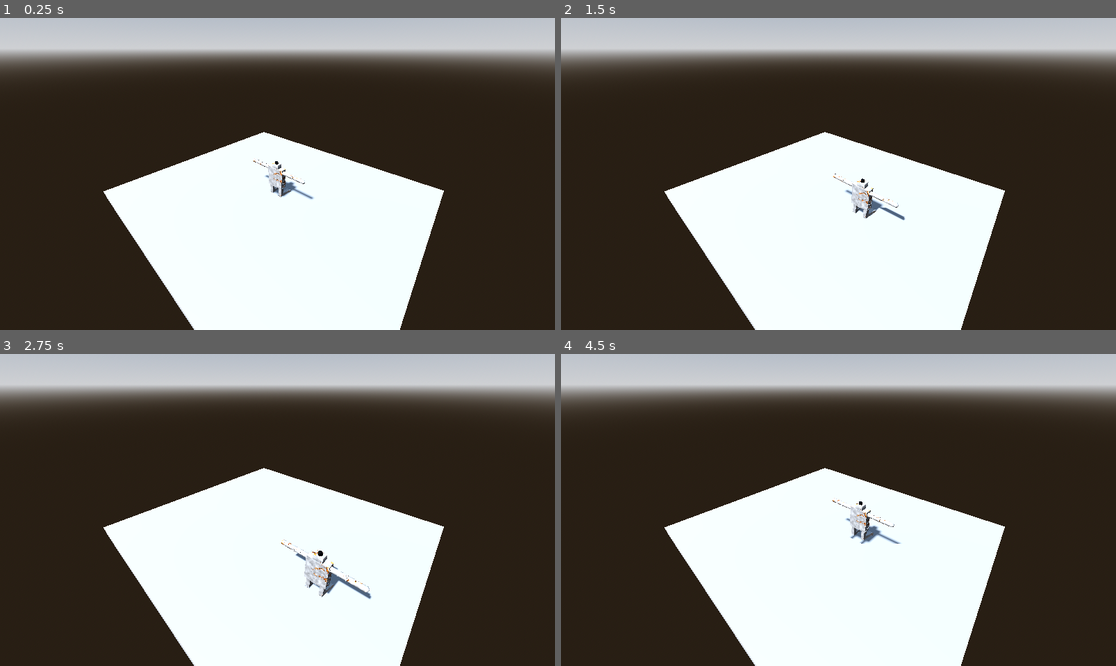
Above: before the commit, frames 1-4 (two rows, left to right).
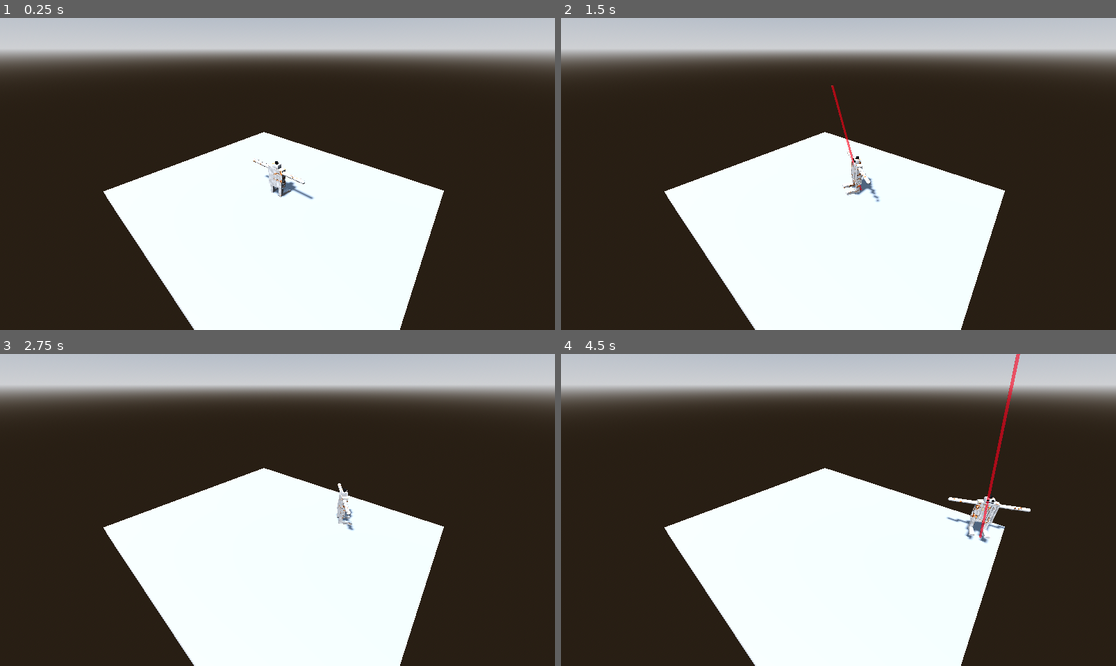
Above: after the commit, the same moments.

Repository: steven-thegamer/gmtk-game-jam-2024
Game: Godot game, scene res://main.tscn
Two runs of this game, one before a commit and one after it. Both use one fixed random seed, a clock stepped at 60 frames per second and the inputs below.
Inputs (mouse positions are in pixels of both pictures, inside the frame that each line leads up to):
- Up to frame 1 (0.25 s): no input
- Up to frame 2 (1.5 s): tap Enter (ui_accept) at 0.5, 0.77 s; move the mouse to (960, 158) at 0.52 s; hold Right (ui_right) 0.53-1.28 s; hold F 0.53-1.28 s; click (960, 158) at 0.67 s; move the mouse to (727, 189) at 1.27 s; hold Down (ui_down) from 1.28 s (still down); tap Space at 1.35 s; click (727, 189) at 1.42 s
- Up to frame 3 (2.75 s): tap Enter (ui_accept) at 1.52 s; move the mouse to (333, 441) at 2.02 s; release Down (ui_down) at 2.03 s; hold Right (ui_right) from 2.03 s (still down); hold F from 2.03 s (still down); click (333, 441) at 2.17 s
- Up to frame 4 (4.5 s): move the mouse to (810, 572) at 2.77 s; release Right (ui_right) at 2.78 s; release F at 2.78 s; hold Up (ui_up) 2.78-3.53 s; tap Space at 2.85, 4.35 s; click (810, 572) at 2.92 s; tap Enter (ui_accept) at 3.02, 3.77 s; move the mouse to (1005, 556) at 3.52 s; hold F 3.53-4.28 s; hold Left (ui_left) from 3.53 s (still down); click (1005, 556) at 3.67 s; move the mouse to (672, 463) at 4.27 s; click (672, 463) at 4.42 s

The runs differ from the first frame. In frame 1, less than 0.1% of the frame differs, in the area x 48-49%, y 55-56%; in frame 2, 0.8%; in frame 3, 0.9%; in frame 4, 1.5%, in the area x 48-85%, y 0-61%.

Commit message:
Fixed player movement

Diff:
--- /dev/null
+++ b/laser.gd
@@ -0,0 +1,8 @@
+extends CSGCylinder3D
+
+@onready var target = $"../Target"
+
+func _process(delta: float) -> void:
+	var length = (target.global_position - global_position).length()
+	scale.y = length
+	look_at(target.global_position, Vector3.UP) # FIXME: DOES NOT WORK. NO IDEA HOW TO FIX
--- a/main.tscn
+++ b/main.tscn
@@ -1,10 +1,11 @@
-[gd_scene load_steps=12 format=3 uid="uid://cfr4g816ylfg3"]
+[gd_scene load_steps=14 format=3 uid="uid://cfr4g816ylfg3"]
 
 [ext_resource type="PackedScene" uid="uid://dqx641hjwmm6e" path="res://player/player.tscn" id="1_h63uo"]
 [ext_resource type="Script" path="res://addons/phantom_camera/scripts/phantom_camera_host/phantom_camera_host.gd" id="1_rwdg1"]
 [ext_resource type="Script" path="res://addons/phantom_camera/scripts/phantom_camera/phantom_camera_3d.gd" id="3_o5x27"]
 [ext_resource type="Script" path="res://addons/phantom_camera/scripts/resources/tween_resource.gd" id="4_2rcjf"]
 [ext_resource type="Script" path="res://addons/phantom_camera/scripts/resources/camera_3d_resource.gd" id="5_d2jov"]
+[ext_resource type="Script" path="res://laser.gd" id="6_qb2kb"]
 
 [sub_resource type="ProceduralSkyMaterial" id="ProceduralSkyMaterial_jiwv1"]
 
@@ -38,8 +39,12 @@
 fov = 75.0
 size = 1.0
 frustum_offset = Vector2(0, 0)
-near = 0.05
+near = 0.001
 far = 4000.0
+
+[sub_resource type="StandardMaterial3D" id="StandardMaterial3D_5vmvv"]
+transparency = 1
+albedo_color = Color(1, 0, 0, 0.603922)
 
 [node name="Main" type="Node3D"]
 
@@ -52,6 +57,7 @@
 
 [node name="Camera3D" type="Camera3D" parent="."]
 transform = Transform3D(0.748304, -0.348377, 0.564512, 0, 0.850995, 0.525173, -0.663356, -0.392989, 0.636803, 11.766, 13.8604, 13.2727)
+near = 0.001
 
 [node name="PhantomCameraHost" type="Node" parent="Camera3D"]
 script = ExtResource("1_rwdg1")
@@ -65,11 +71,23 @@
 transform = Transform3D(1, 0, 0, 0, 1, 0, 0, 0, 1, -0.5, 0, 0)
 size = Vector3(28, 1, 25)
 
-[node name="Player" parent="." instance=ExtResource("1_h63uo")]
+[node name="Player" parent="." node_paths=PackedStringArray("laser", "target_node") instance=ExtResource("1_h63uo")]
 transform = Transform3D(0.201, -2.56431e-05, 1.75938e-05, 2.56431e-05, 0.201, -2.83739e-05, -1.75938e-05, 2.83739e-05, 0.201, 0, 2.9144, 0)
+laser = NodePath("../Laser")
+target_node = NodePath("../Target")
 
 [node name="PhantomCamera3D" type="Node3D" parent="."]
 transform = Transform3D(0.748304, -0.348377, 0.564512, 0, 0.850995, 0.525173, -0.663356, -0.392989, 0.636803, 11.766, 13.8604, 13.2727)
 script = ExtResource("3_o5x27")
 tween_resource = SubResource("Resource_ib1r3")
 camera_3d_resource = SubResource("Resource_bwifg")
+
+[node name="Laser" type="CSGCylinder3D" parent="."]
+transform = Transform3D(1, 0, 0, 0, 1, 0, 0, 0, 1, 6.23914, 0.970037, 8.81468)
+visible = false
+radius = 0.103
+height = 1.0
+material = SubResource("StandardMaterial3D_5vmvv")
+script = ExtResource("6_qb2kb")
+
+[node name="Target" type="Node3D" parent="."]
--- a/player/player.gd
+++ b/player/player.gd
@@ -1,28 +1,83 @@
 extends CharacterBody3D
 
+@export var laser: Node3D
+@onready var eyes = $Eyes
+@export var target_node : Node3D
 
 const SPEED = 5.0
-const JUMP_VELOCITY = 4.5
+const ROTATION_SPEED = 5.0
+const JUMP_VELOCITY = 5.0
+const FRICTION = 0.5
 
+var is_firing: bool = false
 
 func _physics_process(delta: float) -> void:
 	# Add the gravity.
 	if not is_on_floor():
 		velocity += get_gravity() * delta
 
-	# Handle jump.
+	# Friction
+	velocity *= Vector3(FRICTION, 1, FRICTION)
+
+	# Handle Jump.
 	if Input.is_action_just_pressed("ui_accept") and is_on_floor():
 		velocity.y = JUMP_VELOCITY
 
-	# Get the input direction and handle the movement/deceleration.
-	# As good practice, you should replace UI actions with custom gameplay actions.
-	var input_dir := Input.get_vector("ui_left", "ui_right", "ui_up", "ui_down")
-	var direction := (transform.basis * Vector3(input_dir.x, 0, input_dir.y)).normalized()
-	if direction:
-		velocity.x = direction.x * SPEED
-		velocity.z = direction.z * SPEED
-	else:
-		velocity.x = move_toward(velocity.x, 0, SPEED)
-		velocity.z = move_toward(velocity.z, 0, SPEED)
+	# Make player rotate on Y axis with A-D keys
+	var rotate_direction = Input.get_action_strength("ui_right") - Input.get_action_strength("ui_left")
+	rotate_y(-rotate_direction * ROTATION_SPEED * delta)
+
+	# Move the player with W-S keys in the direction we are facing
+	var move_amount = Input.get_action_strength("ui_down") - Input.get_action_strength("ui_up")
+	var move_direction = transform.basis.z.normalized()
+	velocity += move_direction * SPEED * move_amount
+
+	if is_firing:
+		update_laser()
 
 	move_and_slide()
+
+func _input(event: InputEvent) -> void:
+	if event is InputEventMouseButton and event.button_index == 1:
+		if event.is_pressed() and not is_firing:
+			fire_laser()
+		else:
+			stop_firing()
+
+
+func direction_to_euler(vector: Vector3) -> Vector3:
+	# Normalize the vector
+	vector = vector.normalized()
+	# Calculate yaw (ψ)
+	var yaw = atan2(vector.y, vector.x)
+	# Calculate pitch (θ)
+	var pitch = asin(-vector.z)
+	# Roll (φ) is typically zero for direction vectors
+	var roll = 0
+	return Vector3(yaw, pitch, roll)
+
+
+func update_laser(length: float = 100) -> void:
+	var mouse_position = get_viewport().get_mouse_position()
+	# Raycast from the camera and pick any colliding object
+	var camera = get_viewport().get_camera_3d()
+	var from = camera.project_ray_origin(mouse_position)
+	var to = from + camera.project_ray_normal(mouse_position) * length
+	var space = get_world_3d().direct_space_state
+	var query = PhysicsRayQueryParameters3D.create(from, to)
+	var result = space.intersect_ray(query)
+
+	var target = to
+	if result:
+		target = result.position
+	target_node.global_position = target
+	laser.global_position = eyes.global_position
+
+
+func fire_laser() -> void:
+	is_firing = true
+	laser.show()
+
+func stop_firing() -> void:
+	is_firing = false
+	laser.hide()
